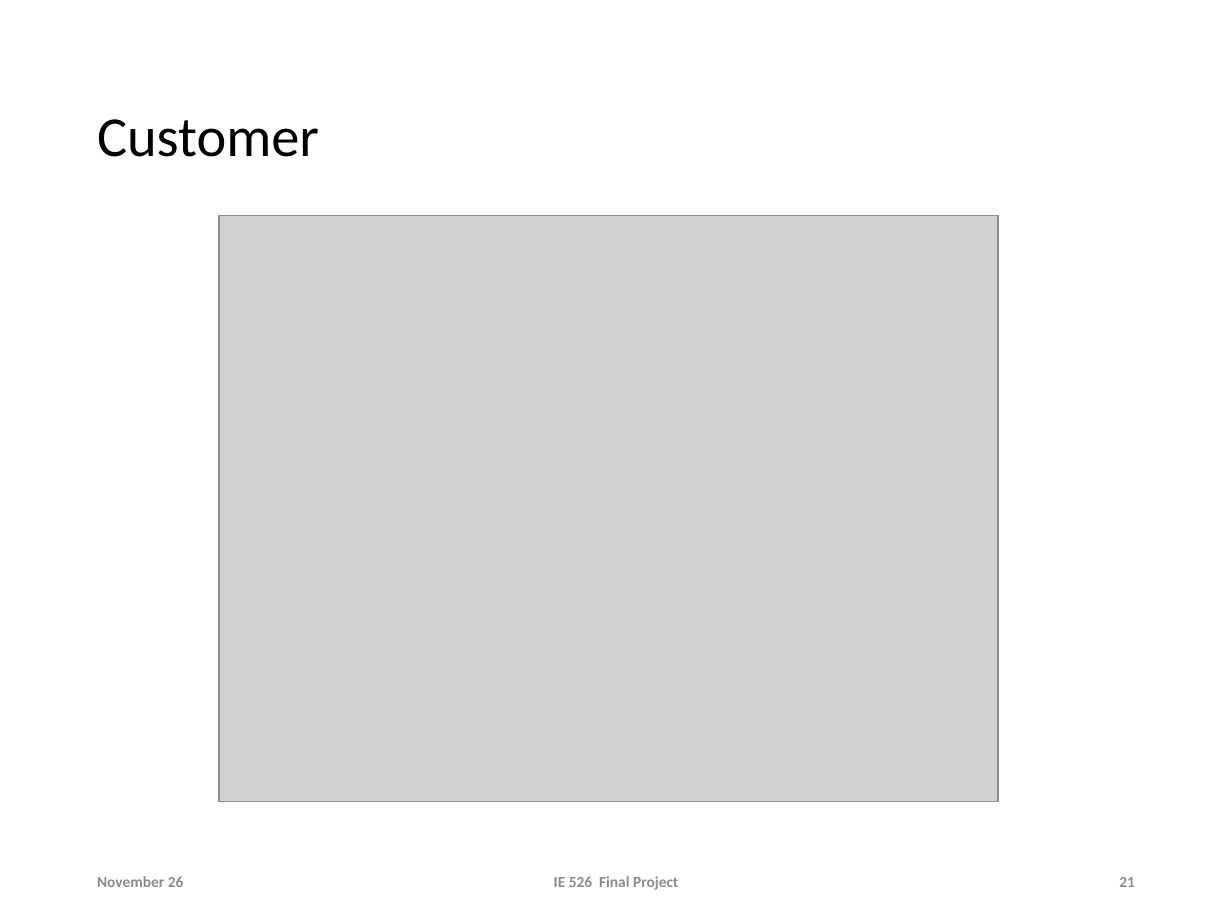
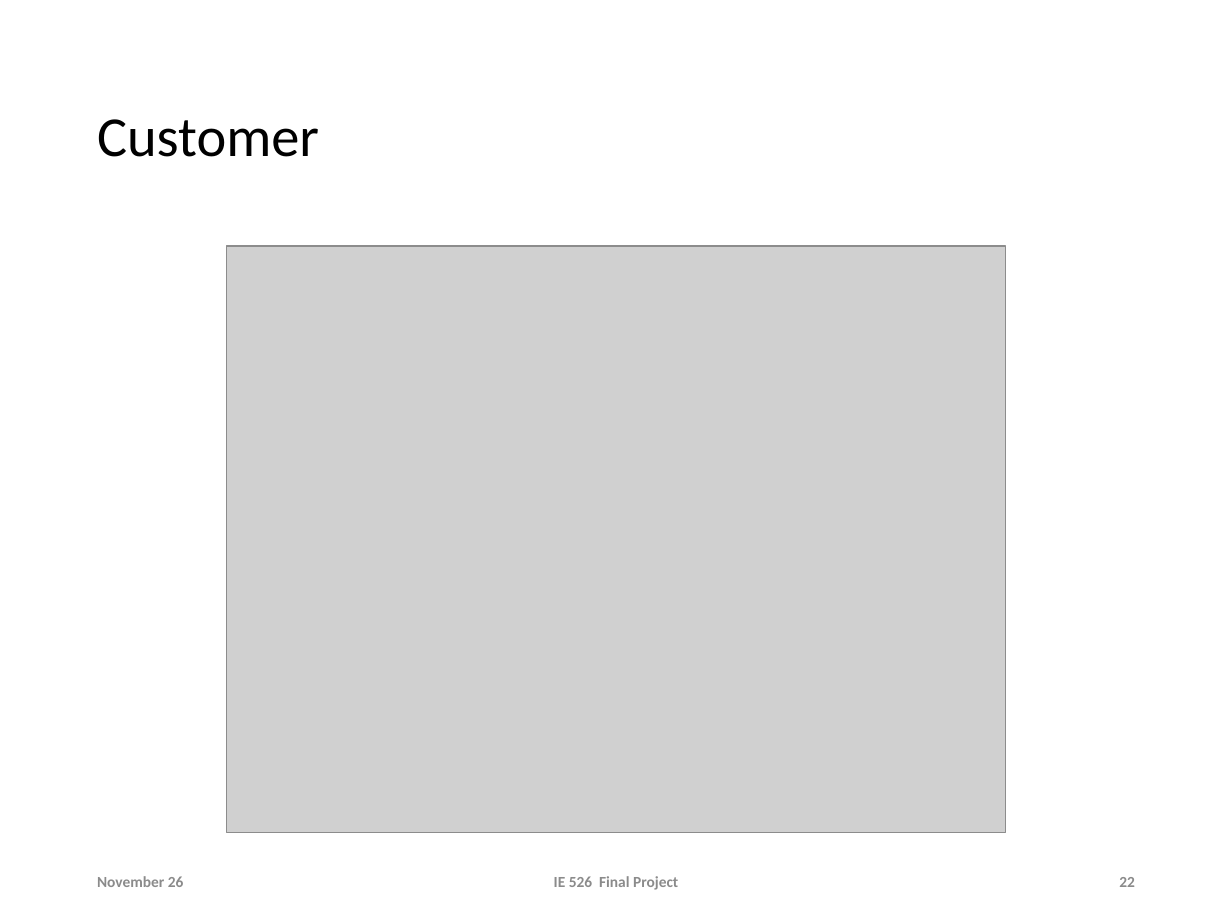
Before and after one commit to lyuzz/IE-526-Final-Project, a slide deck: slide 22 of Lzy/Slides/simulation final project.pptx (slide 21 before the commit). Drawn at 1232x924 pixels with LibreOffice and Linux fonts; fonts in the diff are those of the drawing; grey boxes stand for pictures; background and template pictures are left out. Boxes give left, top, right and bottom in pixels: in the first picture for what was removed or moved away, otherwise in the second. Text is boxed around its words. In the diff, an @@ line names an element or a change of style, - is before the commit and + after.

```diff
--- a/Lzy/Slides/simulation final project.pptx
+++ b/Lzy/Slides/simulation final project.pptx
@@ picture: place and size @@
-picture at [219,216,998,802]
+picture at [227,246,1005,833]
@@ page number at [1119,877,1135,887]: text changed @@
-21
+22
```
Also in this commit, not shown: 1 other slide changed, 1 slide added.
